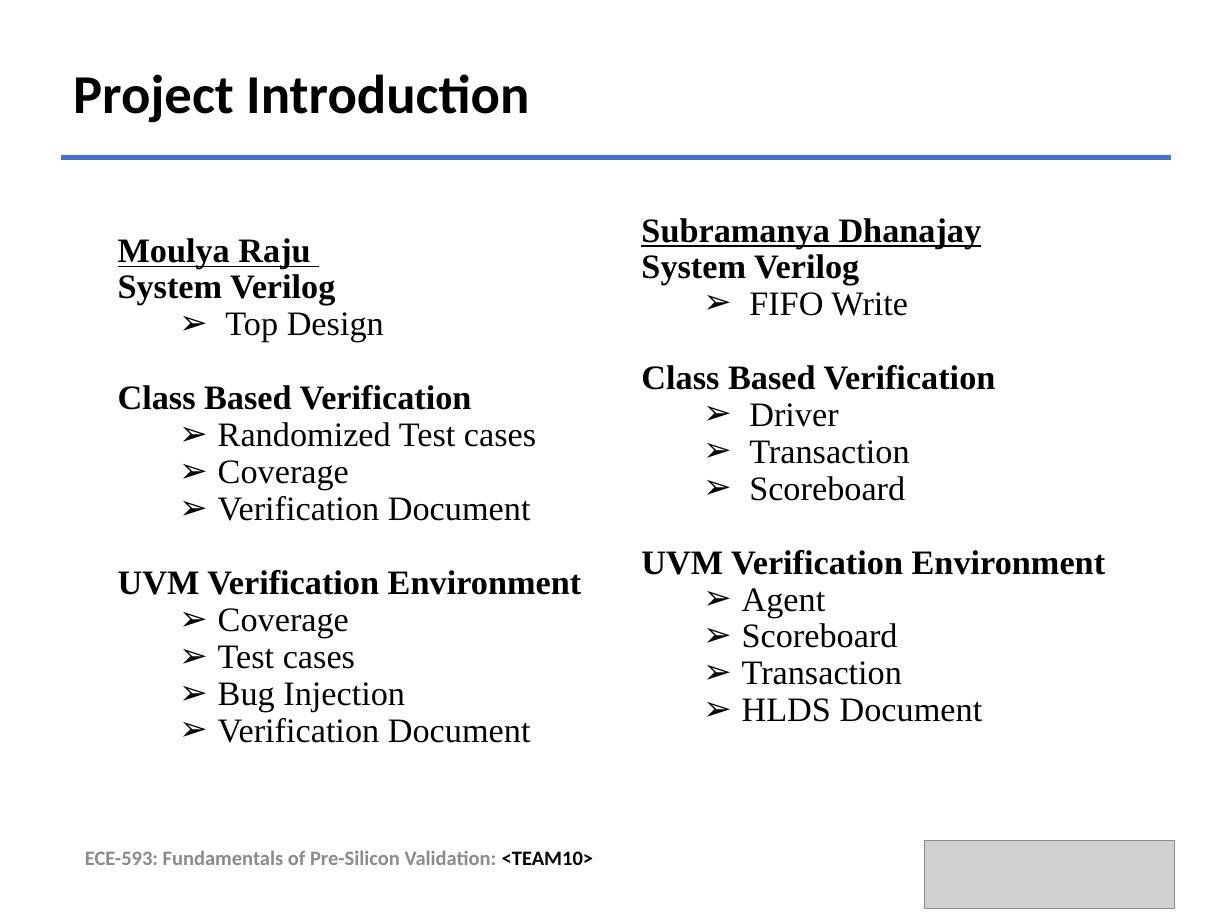
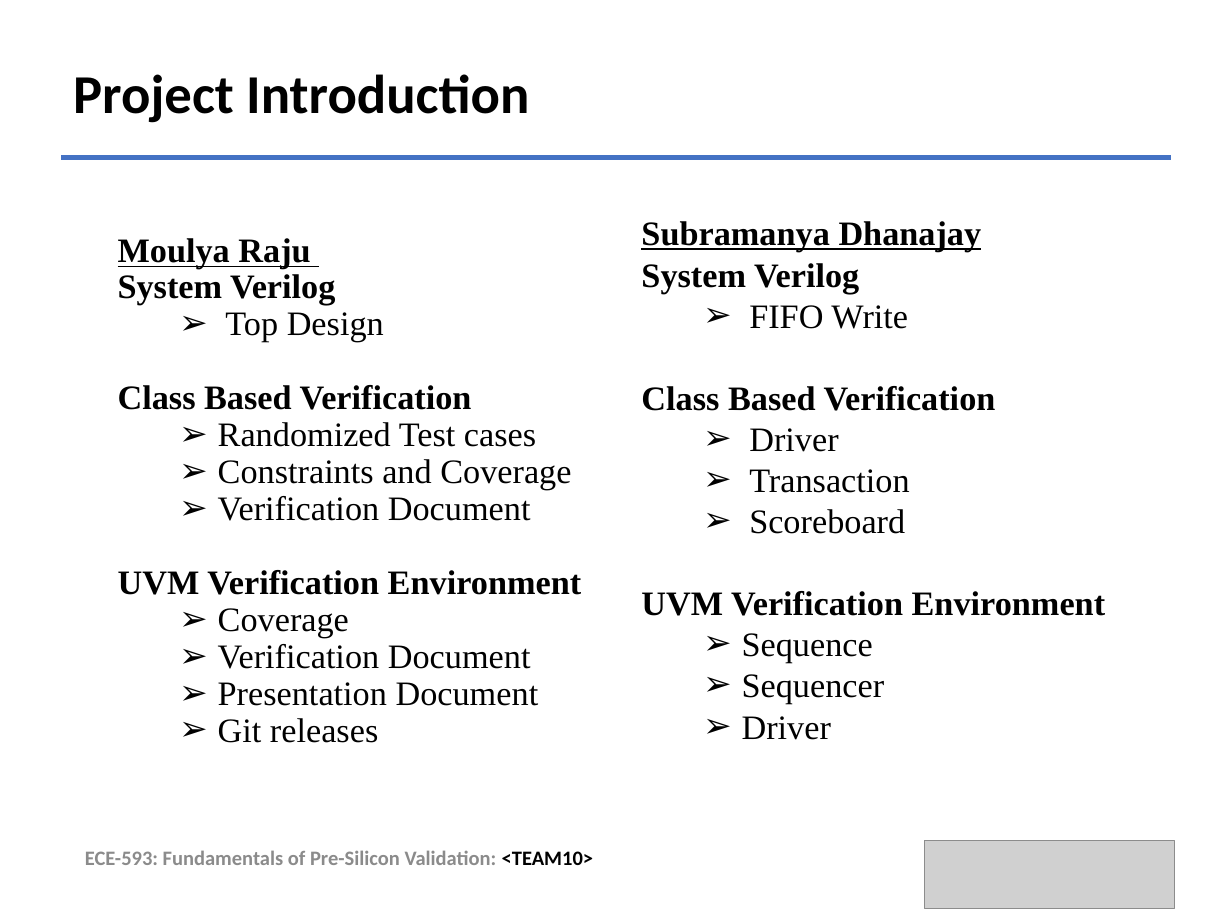
Before and after one commit to SubramanyaDhananjaya/Team_10_AsyncFIFO_w25_ECE593, a slide deck: slide 4 of Milestone_5/Documents/ece593w25_team_10_Asyn_FIFO_M5.pptx. Drawn at 1232x924 pixels with LibreOffice and Linux fonts; fonts in the diff are those of the drawing; grey boxes stand for pictures. Boxes give left, top, right and bottom in pixels: in the first picture for what was removed or moved away, otherwise in the second. Text is boxed around its words. In the diff, an @@ line names an element or a change of style, - is before the commit and + after.

```diff
--- a/Milestone_5/Documents/ece593w25_team_10_Asyn_FIFO_M5.pptx
+++ b/Milestone_5/Documents/ece593w25_team_10_Asyn_FIFO_M5.pptx
@@ text at (x1=641, y1=221, x2=1106, y2=616): line spacing 0.8 to 0.9; line spacing 0.9 to 1 @@
@@ text at (x1=218, y1=459, x2=571, y2=490): text changed @@
-  ➢ Coverage
+  ➢ Constraints and Coverage
@@ text at (x1=218, y1=645, x2=405, y2=712): paragraphs removed @@
-  ➢ Test cases
-  ➢ Bug Injection
@@ text at (x1=742, y1=633, x2=885, y2=740): text changed @@
-  ➢ Agent
-  ➢ Scoreboard
-  ➢ Transaction
-  ➢ HLDS Document
+  ➢ Sequence
+  ➢ Sequencer
+  ➢ Driver
@@ text at (x1=218, y1=682, x2=539, y2=743): paragraphs added @@
+  ➢ Presentation Document
+  ➢ Git releases
```
Also in this commit, not shown: 1 other slide changed, 1 other file.
